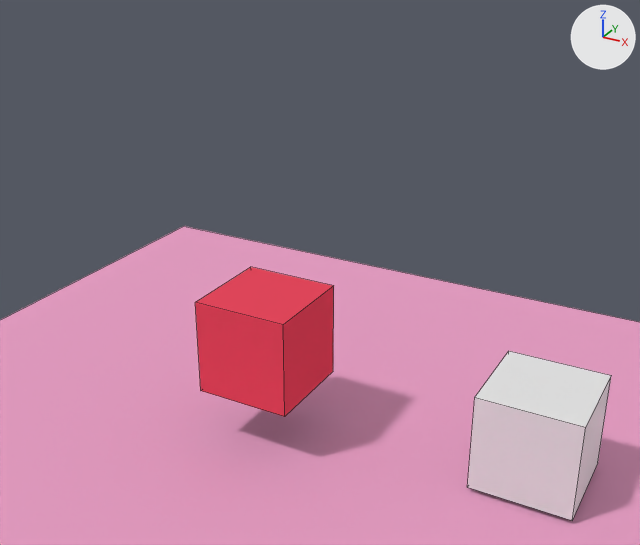
Before and after pictures for a commit that changed the Blender file Game/break_demo.blend.
Camera for both pictures: a 50 mm camera at (8.68, -13.54, 10.66) aimed at (0.24, 1.8, 2.99). Lighting does not change. The marker at upper right points along +X, +Y and +Z. Mesh edges are drawn as thin lines.

Before the edit, the objects in view are built like this:
```python
me_cube = bpy.data.meshes.new('Cube')
me_cube.from_pydata(...)  # a box spanning x -1.0..1.0, y -1.0..1.0, z -1.0..1.0
me_cube.materials.append(mat_material)  # red #e7485d
me_cube_001 = bpy.data.meshes.new('Cube.001')
me_cube_001.from_pydata(...)  # a box spanning x -1.0..1.0, y -1.0..1.0, z -1.0..1.0
me_plane = bpy.data.meshes.new('Plane')
me_plane.from_pydata([(-1.0, -1.0, 0.0), (1.0, -1.0, 0.0), (-1.0, 1.0, 0.0), (1.0, 1.0, 0.0)], [], [(0, 1, 3, 2)])
me_plane.materials.append(mat_material_001)  # pink #e79fc4
ob_cube = bpy.data.objects.new('cube', me_cube)
ob_cube.location = (0.0, 0.0, 2.17)
ob_plane = bpy.data.objects.new('Plane', me_plane)
ob_plane.location = (0.0, 0.0, 0.0)
ob_plane.scale = (9.0, 9.0, 9.0)
ob_player = bpy.data.objects.new('player', me_cube_001)
ob_player.location = (5.45, 0.98, 1.1)
```
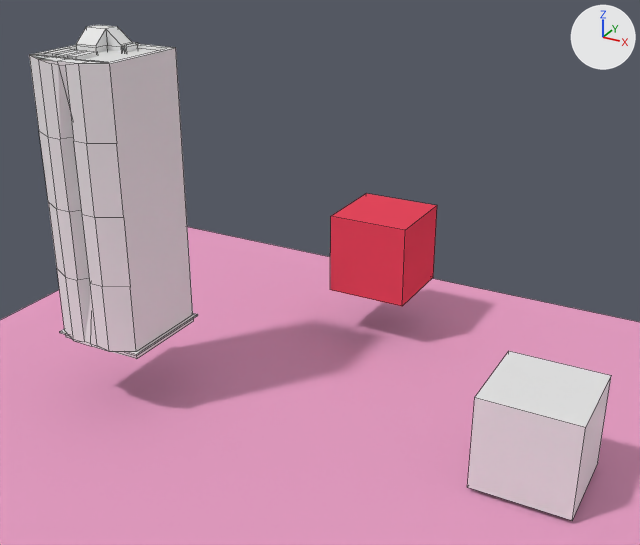
What differs and where, as boxes [x1, y1, x2, y2] in the pictures (640 x 545 px):
'bld08', added
    after: [29, 25, 198, 359]
    faces in mat_material_002 (white #e7e7e7): [29, 48, 193, 352]
'cube', moved
    before: [195, 267, 334, 417]
    after: [330, 193, 437, 306]

What the commit changed:
Material 'Material.002' (mat_material_002) is new.
Its base color is (0.8, 0.8, 0.8) (white #e7e7e7).
Mesh me_cube_003 is new.
It has 147 vertices, 119 faces and spans x -1.9..2.3, y -2.2..3.4, z -38.4..36.3.
Faces by material slot: [50, 6, 35, 23, 1, 4].
It uses material mat_material_002 (white #e7e7e7).
Object 'cube' (ob_cube) moves from (0.0, 0.0, 2.17) to (0.0, 5.6, 2.17).
Object 'bld08' (ob_bld08) is new; it shows me_cube_003.
Its location is (-3.73, -0.32, 4.82).
Its scale is (0.51, 0.418, 0.0872).
